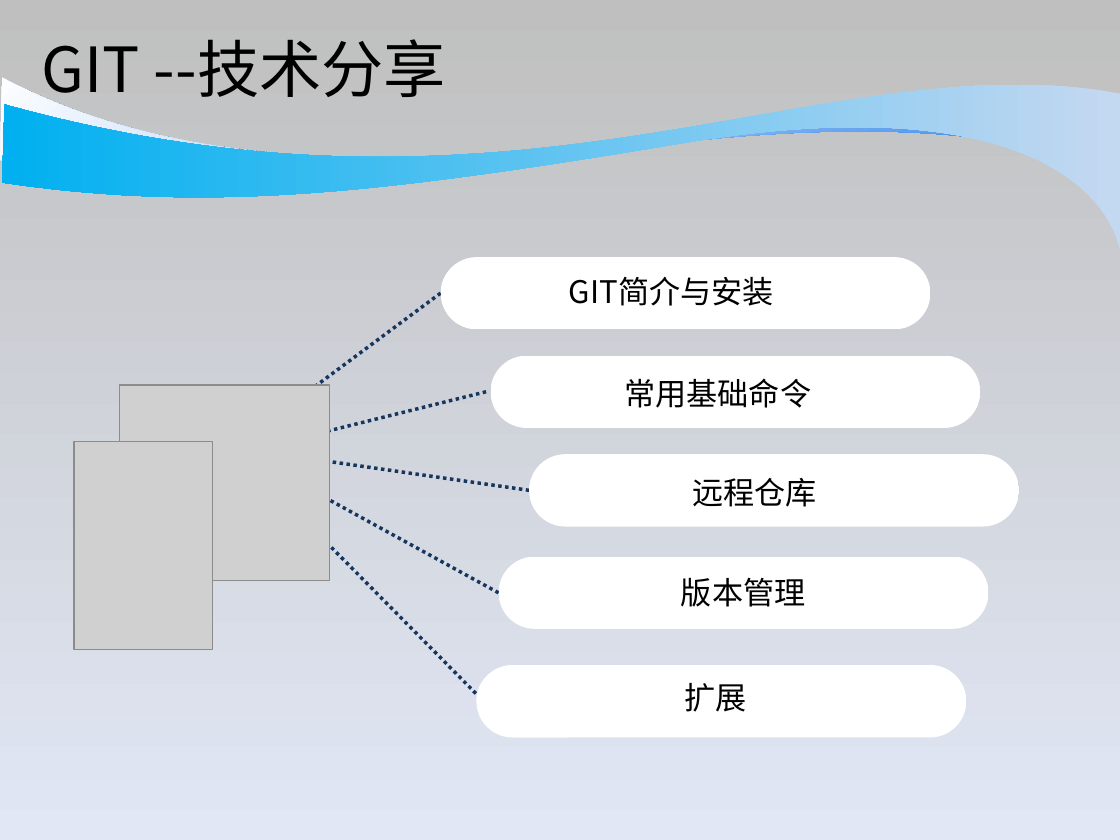
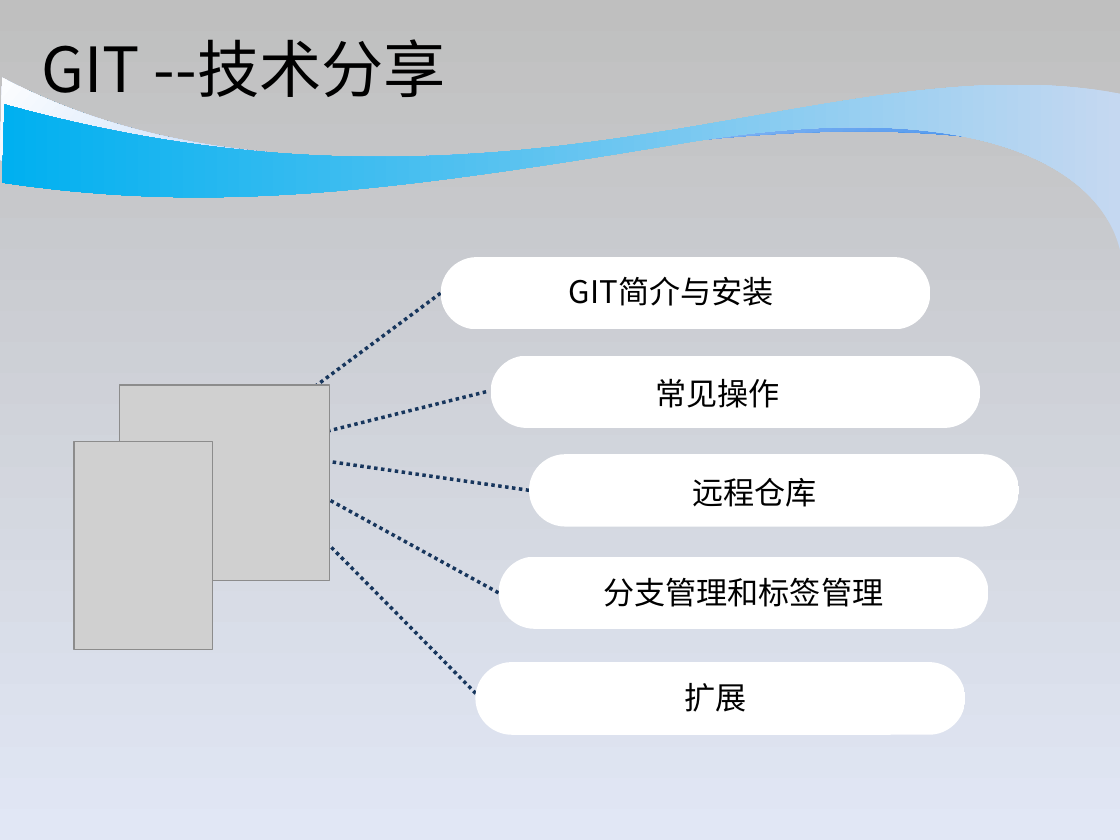
Before and after one commit to wobushixianyu/GitSkillSharing, a slide deck: slide 2 of git_skill_sharing.ppt. Drawn at 1120x840 pixels with LibreOffice and Linux fonts; fonts in the diff are those of the drawing; grey boxes stand for pictures; background and template pictures are left out. Boxes give left, top, right and bottom in pixels: in the first picture for what was removed or moved away, otherwise in the second. Text is boxed around its words. In the diff, an @@ line names an element or a change of style, - is before the commit and + after.

```diff
--- a/git_skill_sharing.ppt
+++ b/git_skill_sharing.ppt
@@ text at bbox=[656, 378, 781, 408]: text changed @@
-常用基础命令
+常见操作
@@ text at bbox=[603, 577, 883, 607]: text changed @@
-版本管理
+分支管理和标签管理
@@ freeform shape at bbox=[476, 662, 965, 735]: outline redrawn @@
```
Also in this commit, not shown: 3 other slides changed, 6 slides added, 1 slide removed.
